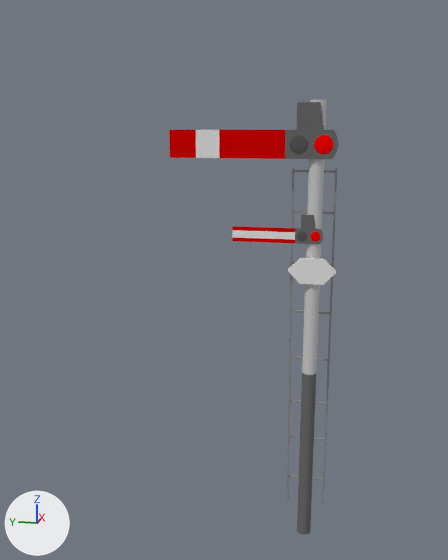
The Blender file signals/semaphore-upper-quadrant-stop.blend as it was, and as the next commit left it.
One viewpoint serves both versions: a 50 mm lens placed at (-5.02, -2.61, 3.79), pointed at (0.11, -1.58, 2.51). The lights are fixed; the arrows at lower left show +X, +Y and +Z.

Script lines for the objects in view, before the commit:
```python
ob_cube_010 = bpy.data.objects.new('Cube.010', me_cube_000)
ob_cube_010.location = (0.297, -1.149, 4.464)
ob_cube_010.rotation_euler = (0.0, 0.0, 3.142)  # degrees (0, 0, 180)
ob_cube_010.scale = (-0.4, 1.0, 0.91)
ob_cube_012 = bpy.data.objects.new('Cube.012', me_cube_002)
ob_cube_012.location = (-0.035, -2.289, 3.838)
ob_cube_012.rotation_euler = (0.0, 0.0, 6.283)  # degrees (0, 0, 360)
ob_cube_012.scale = (-0.0749, 0.206, 0.072)
ob_cube_014 = bpy.data.objects.new('Cube.014', me_cube_008)
ob_cube_014.location = (-0.035, -2.426, 3.801)
ob_cube_014.rotation_euler = (0.785, 0.0, 6.283)  # degrees (45, 0, 360)
ob_cube_014.scale = (-0.0749, 0.206, 0.072)
ob_cube_015 = bpy.data.objects.new('Cube.015', me_cube_009)
ob_cube_015.location = (0.297, -2.062, 5.049)
ob_cube_015.rotation_euler = (-0.785, 0.0, 3.142)  # degrees (-45, 0, 180)
ob_cube_015.scale = (-0.4, 1.0, 0.91)
ob_cylinder = bpy.data.objects.new('Cylinder', me_cylinder_002)
ob_cylinder.location = (-0.023, -2.348, 1.302)
ob_cylinder.rotation_euler = (0.0, 0.0, 3.142)  # degrees (0, 0, 180)
ob_cylinder.scale = (0.06, 0.06, 0.9)
ob_icosphere_002 = bpy.data.objects.new('Icosphere.002', me_icosphere_001)
ob_icosphere_002.location = (-0.103, -2.212, 3.663)
ob_icosphere_002.rotation_euler = (0.0, 0.0, 3.142)  # degrees (0, 0, 180)
ob_icosphere_002.scale = (-0.009, 0.075, 0.075)
ob_icosphere_003 = bpy.data.objects.new('Icosphere.003', me_icosphere_003)
ob_icosphere_003.location = (-0.103, -2.403, 3.663)
ob_icosphere_003.rotation_euler = (0.0, 0.0, 3.142)  # degrees (0, 0, 180)
ob_icosphere_003.scale = (-0.009, 0.075, 0.075)
ob_icosphere_004 = bpy.data.objects.new('Icosphere.004', me_icosphere_006)
ob_icosphere_004.location = (-0.103, -2.218, 3.738)
ob_icosphere_004.rotation_euler = (-0.785, 0.0, 3.142)  # degrees (-45, 0, 180)
ob_icosphere_004.scale = (-0.009, 0.075, 0.075)
ob_icosphere_005 = bpy.data.objects.new('Icosphere.005', me_icosphere_007)
ob_icosphere_005.location = (-0.103, -2.352, 3.603)
ob_icosphere_005.rotation_euler = (-0.785, 0.0, 3.142)  # degrees (-45, 0, 180)
ob_icosphere_005.scale = (-0.009, 0.075, 0.075)
# also in view: 'Cylinder.001' at (-0.02, -2.35, 2.88); 'Cube.003' at (0.2, -2.5, 1.87); 'Cube.013' at (-0.09, -2.06, 2.95); 'Cube.022' at (-0.09, -2.35, 2.66)
```
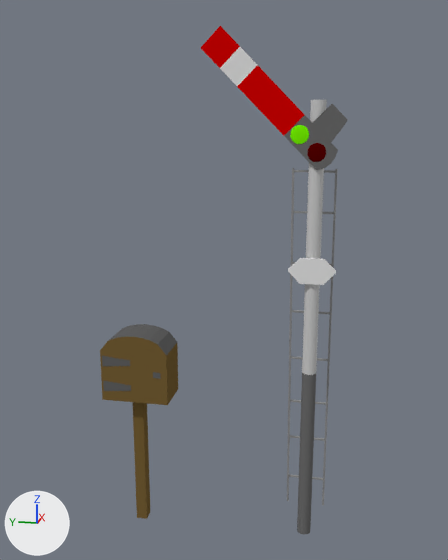
Changed parts and their boxes [x1, y1, x2, y2] in the pictures (448 x 560 px):
'Cube_023', added (brown): after [100, 324, 178, 405]
'Cube.015', shown: after [201, 26, 338, 170]
'Cube.010', hidden: before [169, 130, 338, 159]
'Cube_022', added (brown): after [133, 402, 150, 519]
'Cube.013', hidden: before [232, 226, 323, 244]
'Cube.012', hidden: before [297, 102, 324, 130]
'Cube.014', shown: after [313, 104, 348, 142]
'Icosphere.003', hidden: before [314, 135, 334, 154]
'Icosphere.005', shown: after [307, 143, 326, 162]
'Icosphere.004', shown: after [290, 125, 309, 144]
'Icosphere.002', hidden: before [289, 135, 308, 154]
'Plane', added: after [102, 356, 130, 366]
'Plane_001', added: after [103, 381, 131, 391]
'Cube.000', hidden: before [301, 215, 316, 229]
'Icosphere.000', hidden: before [310, 232, 321, 242]
'Icosphere.001', hidden: before [297, 231, 307, 241]
'Plane_002', added: after [153, 372, 161, 379]

The change, as a list of edits to the scene's bpy script:
```text
Add mat_wood:
    mat_wood = diffuse_material('Wood')
    mat_wood.base_color = (0.18, 0.115, 0.036)  # brown #765f35
Add mat_black_001:
    mat_black_001 = diffuse_material('Black.001')
    mat_black_001.base_color = (0.12, 0.12, 0.12)  # dark grey #616161
Add me_cube_016:
    me_cube_016.from_pydata(...)  # 12 vertices, 10 faces; spans x 0.411..0.52, y -1.0..-0.901, z -1.749..-0.454
    me_cube_016.materials.append(mat_wood)  # brown #765f35
Add me_cube_017:
    me_cube_017.from_pydata(...)  # 22 vertices, 29 faces; spans x -0.63..0.54, y -1.0..1.0, z -0.53..1.5
    # faces by material slot: [21, 8]
    me_cube_017.materials.append(mat_wood)  # brown #765f35
    me_cube_017.materials.append(mat_black_001)  # dark grey #616161
Add me_plane:
    me_plane.from_pydata([(1.0, -1.54, 0.0), (0.49, -1.54, 0.0), (1.23, 1.0, 0.0), (0.24, 1.0, 0.0)], [], [(1, 0, 2, 3)])
    me_plane.materials.append(mat_black_001)  # dark grey #616161
Add me_plane_002:
    me_plane_002.from_pydata([(1.0, -1.544, 0.0), (0.489, -1.544, 0.0), (0.971, -0.866, 0.0), (0.434, -0.866, 0.0)], [], [(1, 0, 2, 3)])
    me_plane_002.materials.append(mat_black_001)  # dark grey #616161
Change ob_cube_012:
    add ob_cube_012.hide_set(True)  # its collection is switched off
Change ob_cube_010:
    add ob_cube_010.hide_set(True)  # its collection is switched off
Change ob_icosphere_003:
    add ob_icosphere_003.hide_set(True)  # its collection is switched off
Change ob_icosphere_002:
    add ob_icosphere_002.hide_set(True)  # its collection is switched off
Change ob_icosphere_005:
    remove ob_icosphere_005.hide_set(True)  # its collection is switched off
Change ob_icosphere_004:
    remove ob_icosphere_004.hide_set(True)  # its collection is switched off
Change ob_cube_015:
    remove ob_cube_015.hide_set(True)  # its collection is switched off
Change ob_cube_014:
    remove ob_cube_014.hide_set(True)  # its collection is switched off
Change ob_icosphere_001:
    add ob_icosphere_001.hide_set(True)  # its collection is switched off
Change ob_icosphere_000:
    add ob_icosphere_000.hide_set(True)  # its collection is switched off
Change ob_cube_013:
    add ob_cube_013.hide_set(True)  # its collection is switched off
Change ob_cube_000:
    add ob_cube_000.hide_set(True)  # its collection is switched off
Add ob_cube_022_1:
    ob_cube_022_1 = bpy.data.objects.new('Cube_022', me_cube_016)
    ob_cube_022_1.location = (-0.516, 0.115, 1.956)
Add ob_cube_023:
    ob_cube_023 = bpy.data.objects.new('Cube_023', me_cube_017)
    ob_cube_023.location = (-0.033, -0.849, 1.604)
    ob_cube_023.scale = (0.3, 0.3, 0.3)
Add ob_plane:
    ob_plane = bpy.data.objects.new('Plane', me_plane)
    ob_plane.location = (-0.224, -0.666, 1.884)
    ob_plane.rotation_euler = (0.0, 1.571, 0.0)  # degrees (0, 90, 0)
    ob_plane.scale = (0.1, 0.1, 0.1)
Add ob_plane_001:
    ob_plane_001 = bpy.data.objects.new('Plane_001', me_plane.copy())
    ob_plane_001.location = (-0.224, -0.666, 1.652)
    ob_plane_001.rotation_euler = (0.0, 1.571, 0.0)  # degrees (0, 90, 0)
    ob_plane_001.scale = (0.1, 0.1, 0.1)
Add ob_plane_002:
    ob_plane_002 = bpy.data.objects.new('Plane_002', me_plane_002)
    ob_plane_002.location = (-0.224, -0.938, 1.789)
    ob_plane_002.rotation_euler = (0.0, 1.571, 0.0)  # degrees (0, 90, 0)
    ob_plane_002.scale = (0.1, 0.1, 0.1)
```
